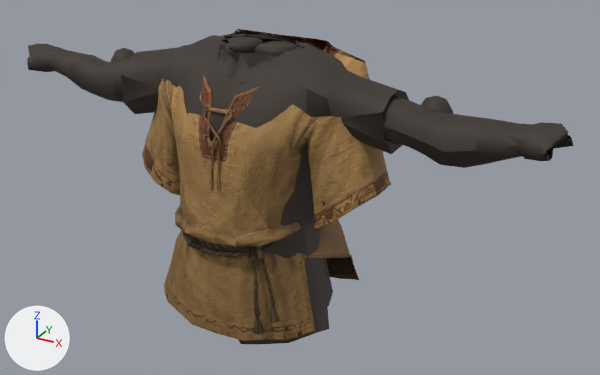
What one commit did to the glTF model godot-client/assets/actors/native/equipment/eloria_frontier_shirt_02.glb.
Rendered twice from a 50 mm lens placed at (0.966, -1.49, 1.994), pointed at (0.097, 0.09, 1.204). Lighting does not change. The marker at lower left points along +X, +Y and +Z. The picture after the commit comes second. Vertices at exactly the same position are counted once.

Objects in the first picture: 'Redtrim Tunic'.
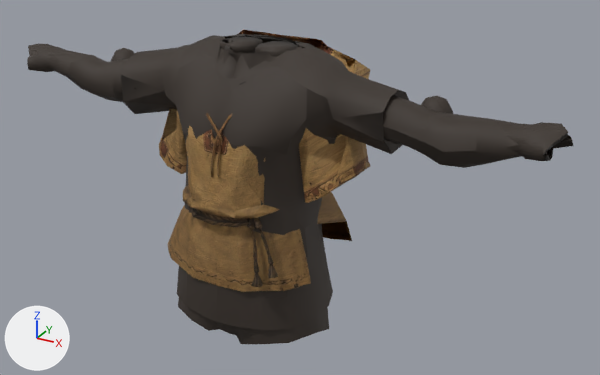
Pixel boxes [x1, y1, x2, y2] of what changed, in the pictures (600 x 375 px; the box of a moved part takes in the faces that stretch with it):
```json
{"object": "Redtrim Tunic", "change": "reshaped", "before": [27, 29, 573, 344], "after": [27, 30, 573, 344]}
{"part": 1, "of": "me_redtrim_tunic", "change": "moved or reshaped", "before": [256, 246, 280, 323], "after": [254, 218, 278, 278]}
{"part": 2, "of": "me_redtrim_tunic", "change": "moved or reshaped", "before": [142, 29, 391, 341], "after": [159, 30, 371, 292]}
```

Scene script edits in JSON lines:
```json
{"block": "me_redtrim_tunic", "where": "# used by ob_redtrim_tunic; location = (0.0, 0.0, 0.0)"}
{"op": "remove", "block": "me_redtrim_tunic", "code": "me_redtrim_tunic.from_pydata(...)  # 2422 vertices, 4480 faces; spans x -0.701..0.702, y -0.159..0.224, z 0.851..1.54"}
{"op": "add", "block": "me_redtrim_tunic", "code": "me_redtrim_tunic.from_pydata(...)  # 2422 vertices, 4480 faces; spans x -0.701..0.702, y -0.139..0.219, z 0.851..1.54"}
{"block": "me_redtrim_tunic", "change": "me_redtrim_tunic part 1: the loose piece of 47 vertices spanning x 0.091..0.162, y -0.139..-0.095, z 0.968..1.148 is multiplied about its middle by the matrix ((0.921, 0.004, -0.041), (0.04, 0.929, 0.021), (0.0, 0.0, 0.741)), then moved by (-0.012, 0.013, 0.082)"}
{"block": "me_redtrim_tunic", "change": "me_redtrim_tunic part 2: 780 of 2422 vertices moved; they spanned x -0.322..0.319, y -0.159..0.224, z 0.898..1.54 and now span x -0.267..0.264, y -0.139..0.219, z 1.022..1.54; mean shift (-0.001, 0.008, 0.04); largest move (-0.232, -0.001, 1.422) -> (-0.208, 0.202, 1.422)"}
```
